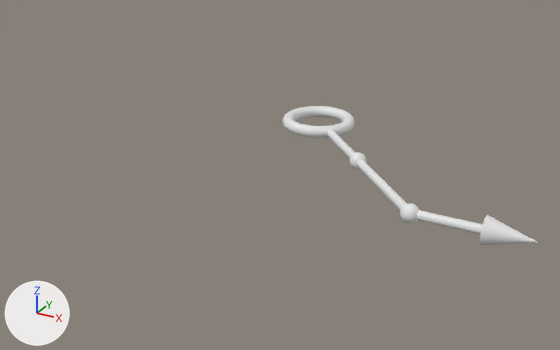
Two versions of the OBJ model Assets/Modules/Azure/Assets/Arrows/Arrow-112.obj, one commit apart.
Both versions are drawn from a 50 mm lens placed at (4.22, -8.73, 3.47), pointed at (-0.01, -1.03, -0.38). Every picture has the same lights, and +X, +Y and +Z are marked at lower left. Where no turn or scale is listed for an object, it has been applied to the vertices. Vertices at the same position are counted once.

Names of what the first picture shows: 'Arrow-112'.
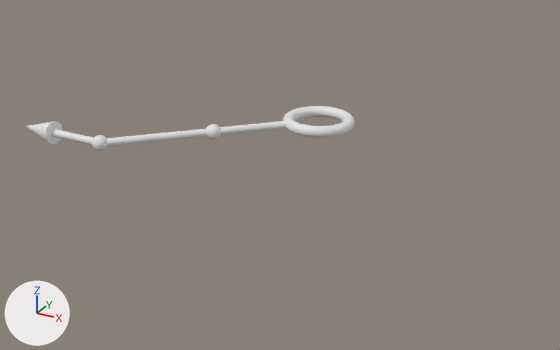
Pixel boxes [x1, y1, x2, y2] of what changed, in the pictures (560 x 350 px; the box of a moved part takes in the faces that stretch with it):
'Arrow-112', reshaped (29% wider, 67% shorter): before [283, 106, 537, 245]; after [26, 106, 355, 151]
part 1 of me_arrow_112, moved or reshaped: before [327, 129, 483, 234]; after [51, 121, 286, 146]
part 2 of me_arrow_112, moved or reshaped: before [480, 215, 537, 245]; after [26, 121, 63, 144]
part 3 of me_arrow_112, added: after [206, 124, 221, 140]
part 4 of me_arrow_112, added: after [92, 135, 108, 151]
part 5 of me_arrow_112, deleted: before [349, 152, 367, 170]
part 6 of me_arrow_112, deleted: before [400, 203, 419, 223]

What the commit changed:
me_arrow_112 is used by ob_arrow_112; location (0.0, 0.0, 0.0).
me_arrow_112 had 3235 vertices, 3142 faces and spanned x -0.47..3.25, y -2.15..0.47, z -0.15..0.15.
me_arrow_112 now has 3233 vertices, 3142 faces and spans x -3.25..0.47, y -2.15..0.47, z -0.15..0.15.
me_arrow_112 part 1: the loose piece of 158 vertices spanning x 0.25..3.0, y -2.05..-0.25, z -0.05..0.05 is turned -180 degrees about the y axis through the mesh origin.
me_arrow_112 part 2: the loose piece of 33 vertices spanning x 2.75..3.25, y -2.15..-1.85, z -0.15..0.15 is turned -180 degrees about the y axis through the mesh origin.
me_arrow_112 part 3: a new loose piece of 1009 vertices spanning x -1.1..-0.9, y -1.1..-0.9, z -0.1..0.1.
me_arrow_112 part 4: a new loose piece of 1009 vertices spanning x -2.1..-1.9, y -2.1..-1.9, z -0.1..0.1.
me_arrow_112 part 5: the loose piece of 1010 vertices spanning x 0.9..1.1, y -1.1..-0.9, z -0.1..0.1 is deleted.
me_arrow_112 part 6: the loose piece of 1010 vertices spanning x 1.9..2.1, y -2.1..-1.9, z -0.1..0.1 is deleted.
